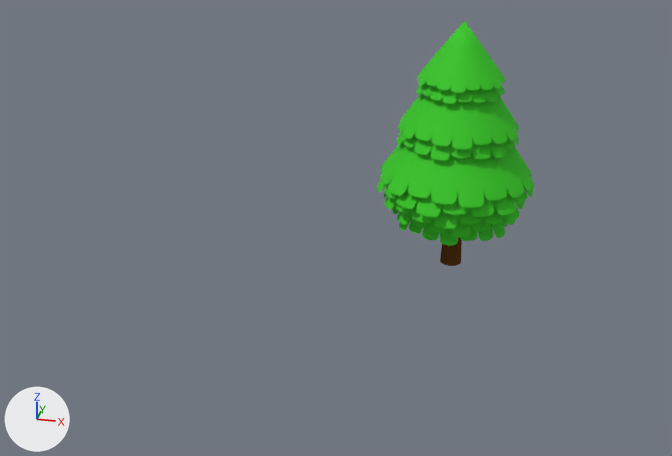
The Blender file Assets/Models/firTree0.blend as it was, and as the next commit left it.
One viewpoint serves both versions: a camera (50 mm lens) standing at (1.18, -14.29, 7.09) and looking at (-1.87, -0.58, 0.68). The axes (+X, +Y, +Z) are drawn at lower left. The lights are the same throughout.
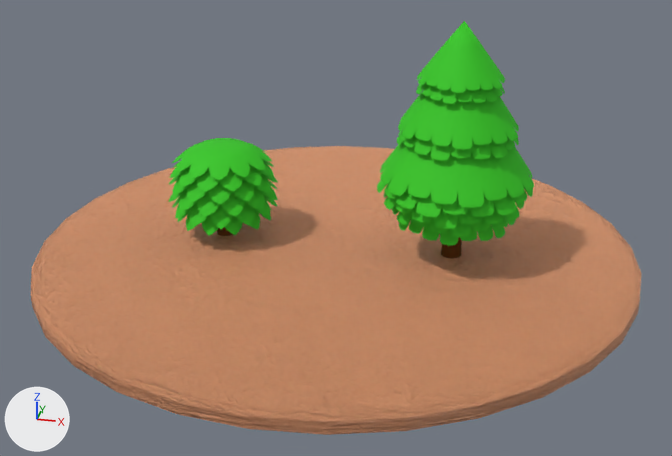
The newer file is also turned or shifted as a whole; pictures and numbers use the older file's frame.

What differs and where, as boxes [x1, y1, x2, y2] in the pictures (672 x 456 px):
'Cylinder.001', added: after [31, 146, 641, 435]
'Leaves Layer Top', added (green): after [172, 138, 272, 180]
'Leaves Layer 2', added (green): after [169, 180, 277, 217]
'Leaves Layer 4', added (green): after [170, 157, 275, 192]
'Leaves Layer 3', added (green): after [169, 173, 278, 205]
'Leaves Layer 1', added (green): after [172, 194, 277, 229]
'Leaves Layer Bottom', added (green): after [177, 208, 271, 236]
'Trunk', added: after [217, 227, 233, 236]

The change, as a list of edits to the scene's bpy script:
```text
Add mat_material:
    mat_material = bpy.data.materials.new('Material')
    # nodes: BsdfPrincipled, Bump, Mapping, OutputMaterial, TexCoord, TexNoise, ValToRGB
    # colours: orange #ff651c, orange #ffb07f
Add mat_material_001:
    mat_material_001 = bpy.data.materials.new('Material.001')
    # nodes: BsdfPrincipled, OutputMaterial, RGB
    # colours: brown #60391a
Add ob_cylinder_001:
    ob_cylinder_001 = bpy.data.objects.new('Cylinder.001', me_cylinder_001)  # 96 vertices, 66 faces; spans x -1.0..1.0, y -1.0..1.0, z -1.0..1.26
    ob_cylinder_001.location = (-2.0, 0.0, 0.0)
    ob_cylinder_001.scale = (5.1, 5.1, 0.1)
Add ob_trunk:
    ob_trunk = bpy.data.objects.new('Trunk', me_cylinder)  # 64 vertices, 34 faces; spans x -0.63..0.63, y -0.63..0.63, z -1.0..1.0
    ob_trunk.location = (-4.0, 0.0, 0.39)
    ob_trunk.scale = (0.265, 0.265, 0.4)
Add ob_leaves_layer_top:
    ob_leaves_layer_top = bpy.data.objects.new('Leaves Layer Top', me_cube_007)  # 205 vertices, 168 faces; spans x -2.82..2.82, y -2.82..2.82, z -0.52..0.54; in mat_material_005 (green #3ecb2d)
    ob_leaves_layer_top.location = (-4.0, 0.0, 1.61)
    ob_leaves_layer_top.rotation_euler = (0.0, 0.0, 0.785)  # degrees (0, 0, 45)
    ob_leaves_layer_top.scale = (0.306, 0.306, 0.294)
Add ob_leaves_layer_bottom:
    ob_leaves_layer_bottom = bpy.data.objects.new('Leaves Layer Bottom', me_cube_012)  # 216 vertices, 120 faces; spans x -2.43..2.43, y -2.43..2.43, z -0.52..0.39; in mat_material_005 (green #3ecb2d)
    ob_leaves_layer_bottom.location = (-4.0, 0.0, 0.76)
    ob_leaves_layer_bottom.scale = (0.349, 0.349, 0.605)
Add ob_leaves_layer_4:
    ob_leaves_layer_4 = bpy.data.objects.new('Leaves Layer 4', me_cube_008)  # 216 vertices, 120 faces; spans x -2.43..2.43, y -2.43..2.43, z -0.52..0.39; in mat_material_005 (green #3ecb2d)
    ob_leaves_layer_4.location = (-4.0, 0.0, 1.48)
    ob_leaves_layer_4.scale = (0.379, 0.379, 0.391)
Add ob_leaves_layer_3:
    ob_leaves_layer_3 = bpy.data.objects.new('Leaves Layer 3', me_cube_009)  # 216 vertices, 120 faces; spans x -2.43..2.43, y -2.43..2.43, z -0.52..0.39; in mat_material_005 (green #3ecb2d)
    ob_leaves_layer_3.location = (-4.0, 0.0, 1.31)
    ob_leaves_layer_3.rotation_euler = (0.0, 0.0, 0.262)  # degrees (0, 0, 15)
    ob_leaves_layer_3.scale = (0.391, 0.391, 0.469)
Add ob_leaves_layer_2:
    ob_leaves_layer_2 = bpy.data.objects.new('Leaves Layer 2', me_cube_010)  # 216 vertices, 120 faces; spans x -2.43..2.43, y -2.43..2.43, z -0.52..0.39; in mat_material_005 (green #3ecb2d)
    ob_leaves_layer_2.location = (-4.0, 0.0, 1.11)
    ob_leaves_layer_2.scale = (0.398, 0.398, 0.531)
Add ob_leaves_layer_1:
    ob_leaves_layer_1 = bpy.data.objects.new('Leaves Layer 1', me_cube_011)  # 216 vertices, 120 faces; spans x -2.43..2.43, y -2.43..2.43, z -0.52..0.39; in mat_material_005 (green #3ecb2d)
    ob_leaves_layer_1.location = (-4.0, 0.0, 0.91)
    ob_leaves_layer_1.rotation_euler = (0.0, 0.0, 0.262)  # degrees (0, 0, 15)
    ob_leaves_layer_1.scale = (0.383, 0.383, 0.574)
```
